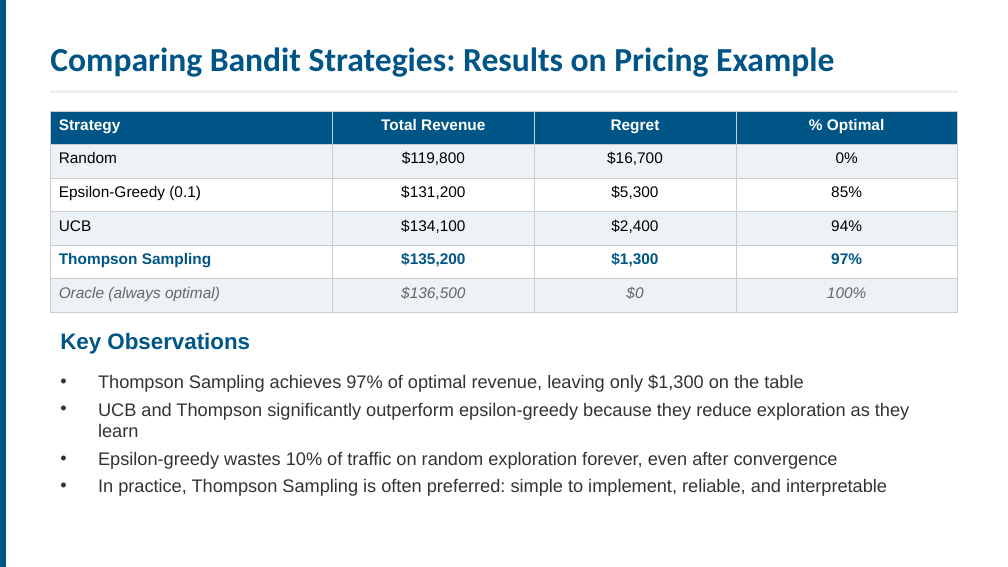
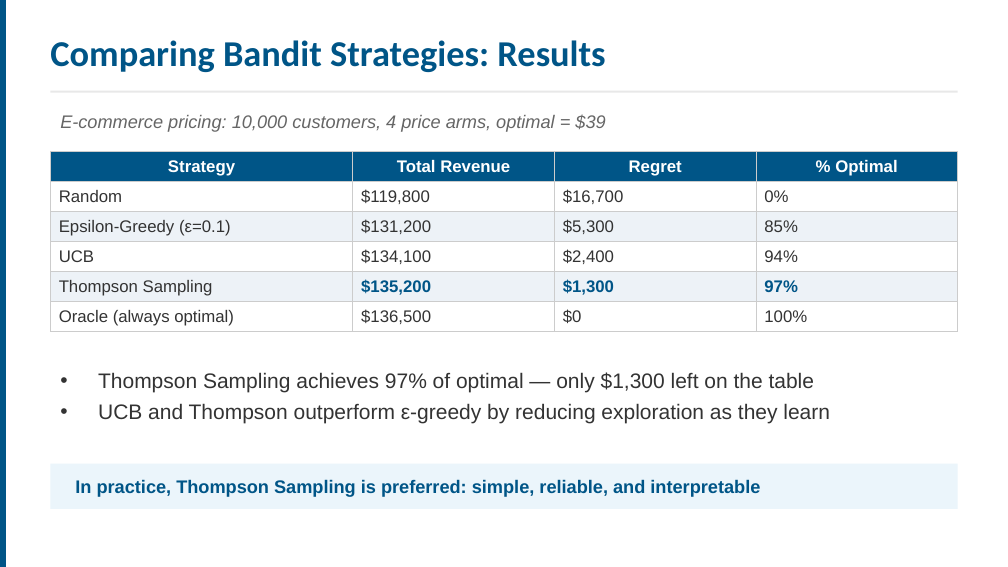
Before and after one commit to ucla-anderson-SSAI/SSAI, a slide deck: slide 18 of Slides/Week4.pptx (slide 19 before the commit). Drawn at 1008x567 pixels with LibreOffice and Linux fonts; fonts in the diff are those of the drawing. Boxes give left, top, right and bottom in pixels: in the first picture for what was removed or moved away, otherwise in the second. Text is boxed around its words. In the diff, an @@ line names an element or a change of style, - is before the commit and + after.

```diff
--- a/Slides/Week4.pptx
+++ b/Slides/Week4.pptx
@@ text at (x1=50, y1=40, x2=605, y2=72): text changed; size 24 to 26 pt @@
-Comparing Bandit Strategies: Results on Pricing Example
+Comparing Bandit Strategies: Results
@@ text "Comparing Bandit Strategies: Results" at (x1=50, y1=40, x2=605, y2=72): vertical alignment middle to top @@
@@ text added at (x1=60, y1=114, x2=605, y2=132), 13 pt, text #666666, italic @@
+E-commerce pricing: 10,000 customers, 4 price arms, optimal = $39
@@ table at (x1=50, y1=151, x2=958, y2=330) @@
-row 3, column 1: Epsilon-Greedy (0.1)
+row 3, column 1: Epsilon-Greedy (ε=0.1)
@@ fill #EDF2F7 to none in 12 cells @@
@@ fill none to #EDF2F7 in 8 cells @@
@@ size 11 to 12 pt in "Strategy", "Total Revenue", "Regret", "% Optimal" and 19 more places @@
@@ text colour #000000 to #333333 in "Random", "$119,800", "$16,700", "0%" and 7 more places @@
@@ text colour #005587 to #333333, bold off in "Thompson Sampling" @@
@@ text colour #666666 to #333333, italic off in "Oracle (always optimal)", "$136,500", "$0", "100%" @@
@@ alignment left to centre @@
@@ alignment centre to left @@
@@ table resized from (x1=50, y1=111, x2=958, y2=312) to (x1=50, y1=151, x2=958, y2=330) @@
@@ text removed at (x1=60, y1=332, x2=250, y2=354) @@
-Key Observations
@@ text "Thompson Sampling achieves 97% of ..." at (x1=98, y1=372, x2=830, y2=424): vertical alignment middle to top @@
@@ text at (x1=98, y1=372, x2=830, y2=424): text changed; size 13 to 15 pt @@
-• Thompson Sampling achieves 97% of optimal revenue, leaving only $1,300 on the table
-• UCB and Thompson significantly outperform epsilon-greedy because they reduce exploration as they learn
-• Epsilon-greedy wastes 10% of traffic on random exploration forever, even after convergence
-• In practice, Thompson Sampling is often preferred: simple to implement, reliable, and interpretable
+• Thompson Sampling achieves 97% of optimal — only $1,300 left on the table
+• UCB and Thompson outperform ε-greedy by reducing exploration as they learn
@@ rectangle added at (x1=50, y1=464, x2=958, y2=509), fill #EBF5FB @@
@@ text added at (x1=75, y1=479, x2=760, y2=497), 13 pt, text #005587, bold @@
+In practice, Thompson Sampling is preferred: simple, reliable, and interpretable
```
Also in this commit, not shown: 20 other slides changed, 19 slides added, 9 slides removed, 27 other files.
